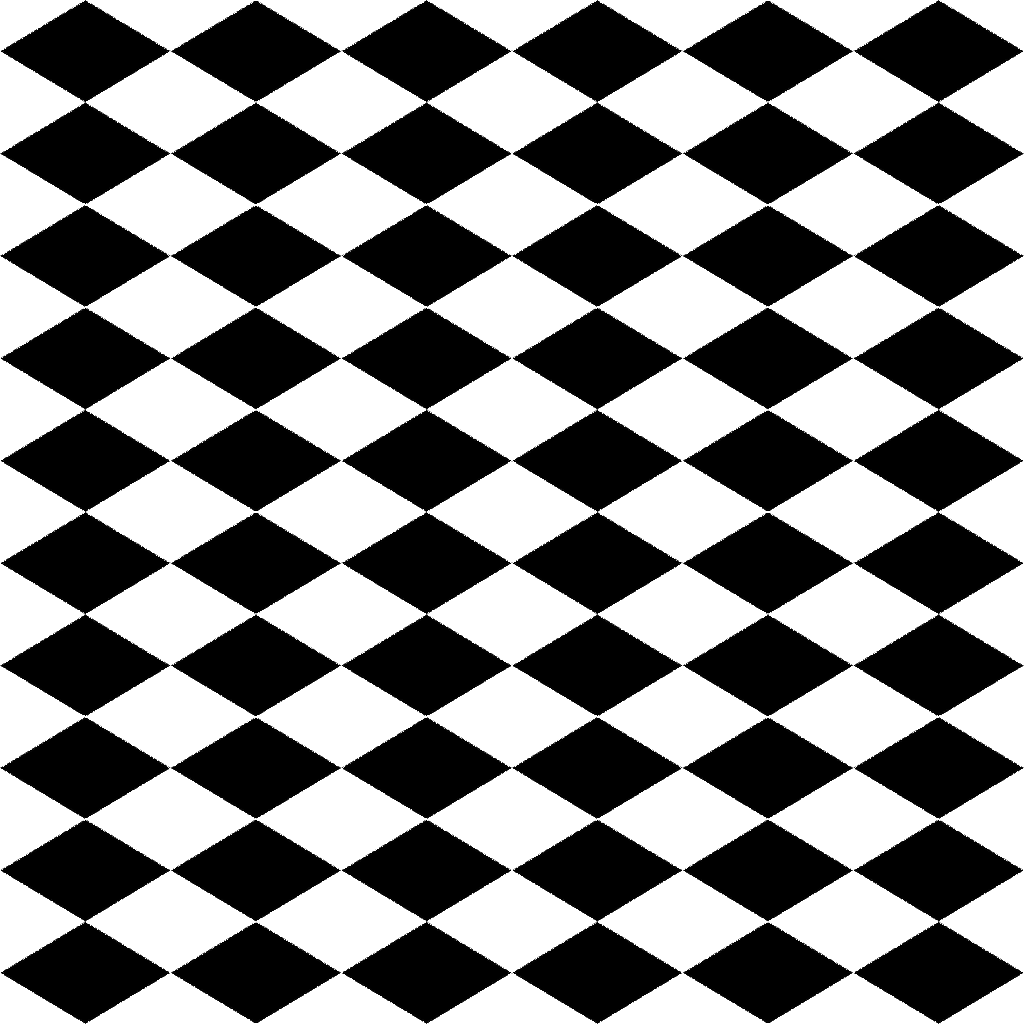
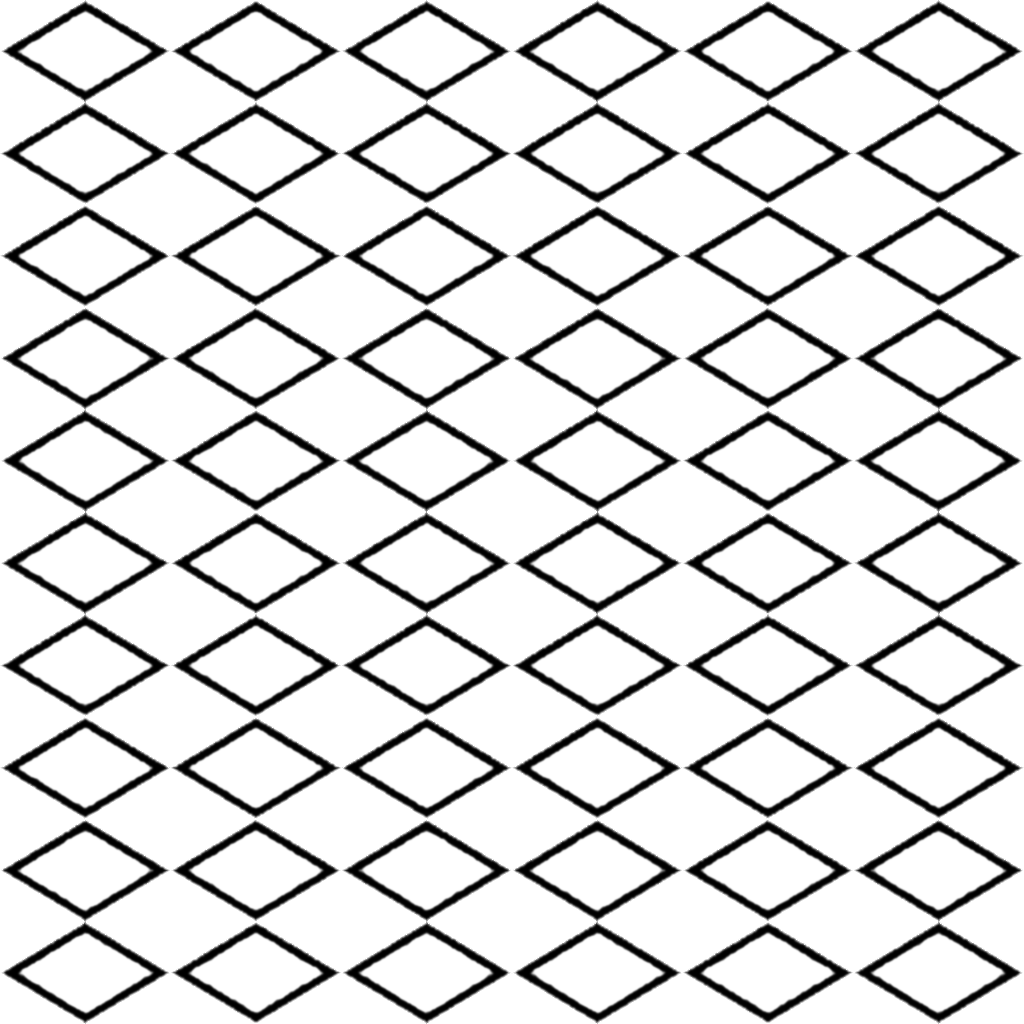
Revision of a layered 1024 x 1024 image; what changed, layer by layer:
painted on "Metallic" over [0, 0, 1024, 1024]
